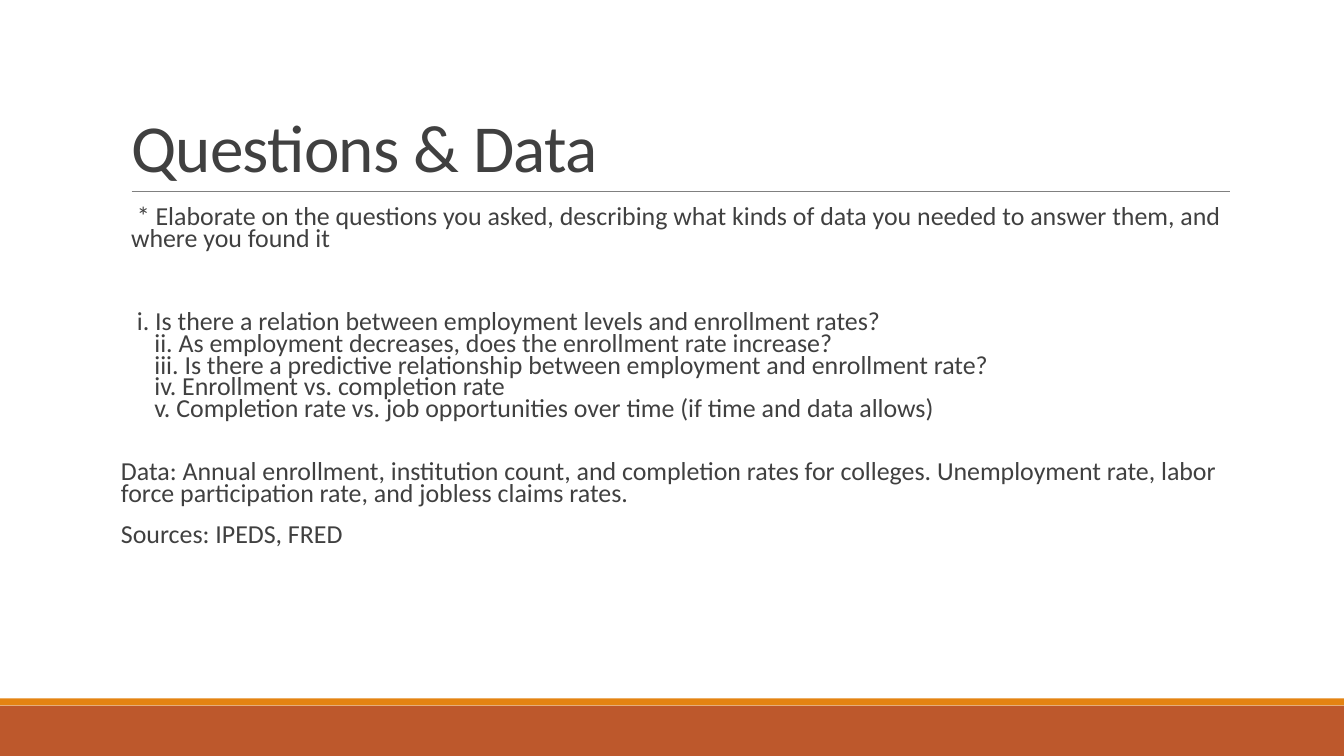
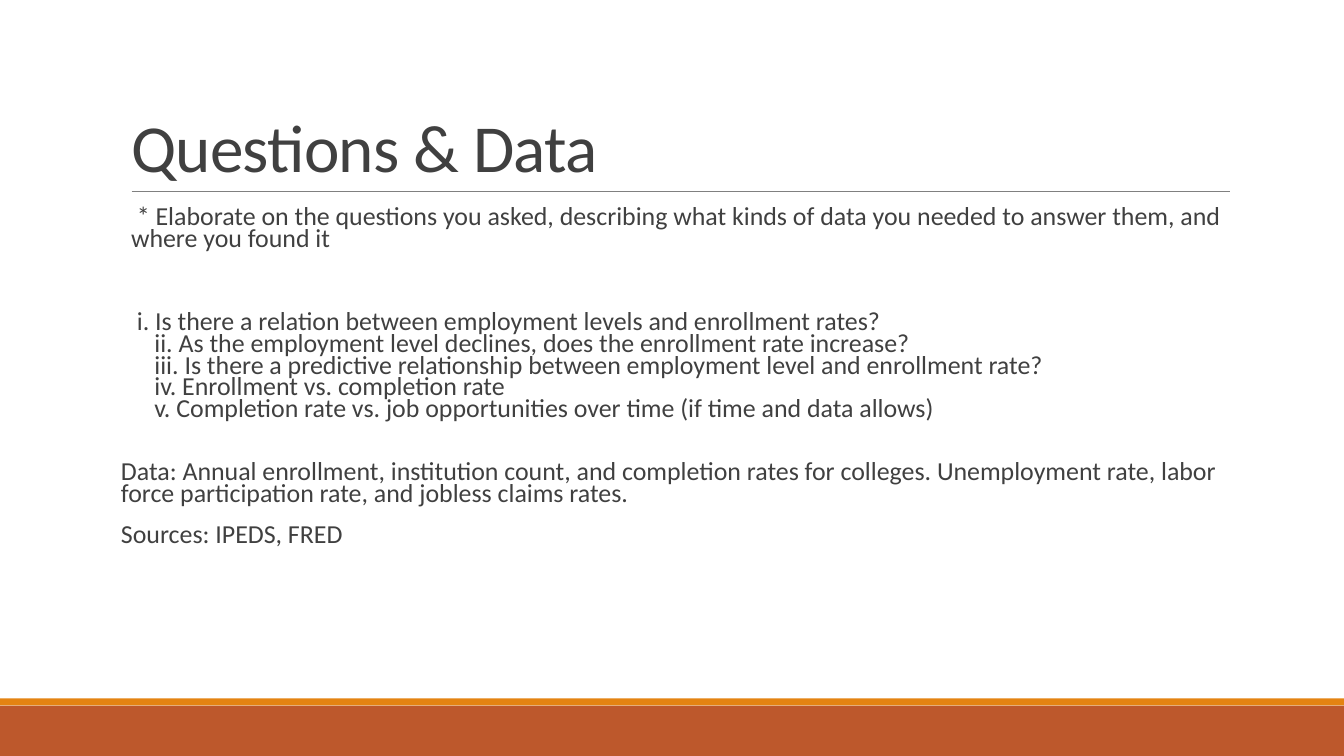
Before and after one commit to grahamb001/Project1, a slide deck: slide 3 of Project 1 Presentation Template.pptx. Drawn at 1344x756 pixels with LibreOffice and Linux fonts; fonts in the diff are those of the drawing. Boxes give left, top, right and bottom in pixels: in the first picture for what was removed or moved away, otherwise in the second. Text is boxed around its words. In the diff, an @@ line names an element or a change of style, - is before the commit and + after.

```diff
--- a/Project 1 Presentation Template.pptx
+++ b/Project 1 Presentation Template.pptx
@@ text at [137,312,1043,422]: text changed @@
-  i. Is there a relation between employment levels and enrollment rates?
-  ii. As employment decreases, does the enrollment rate increase?
-  iii. Is there a predictive relationship between employment and enrollment rate?
-  iv. Enrollment vs. completion rate
-  v. Completion rate vs. job opportunities over time (if time and data allows)
+  i. Is there a relation between employment levels and enrollment rates?
+  ii. As the employment level declines, does the enrollment rate increase?
+  iii. Is there a predictive relationship between employment level and enrollment rate?
+  iv. Enrollment vs. completion rate
+  v. Completion rate vs. job opportunities over time (if time and data allows)
```
Also in this commit, not shown: 2 other slides changed.
